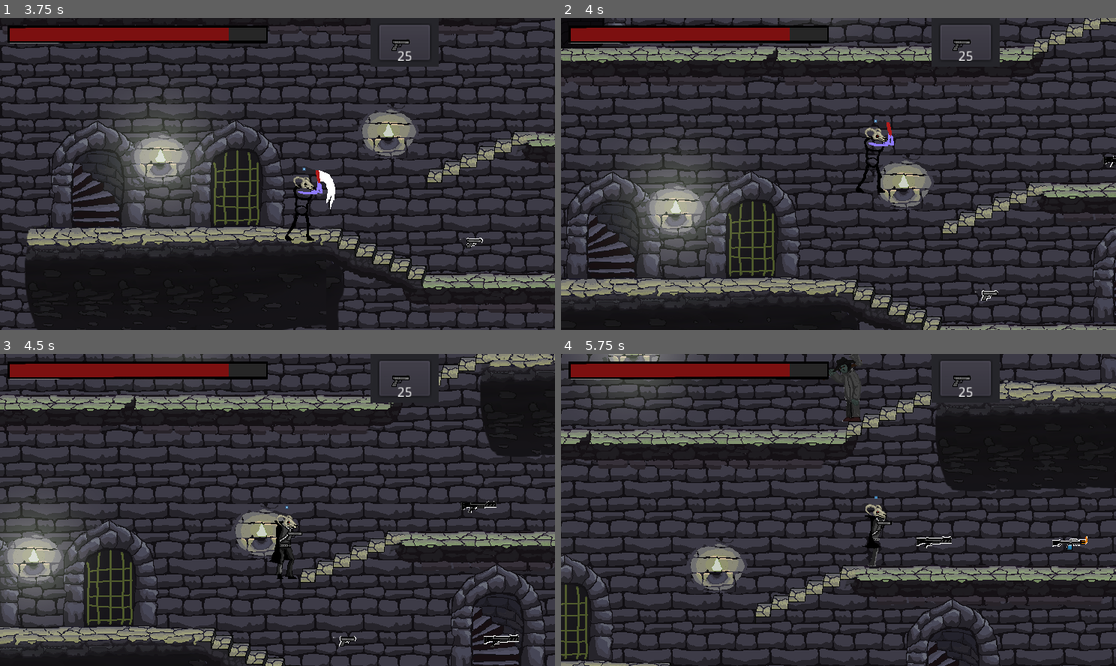
Above: before the commit, frames 1-4 (two rows, left to right).
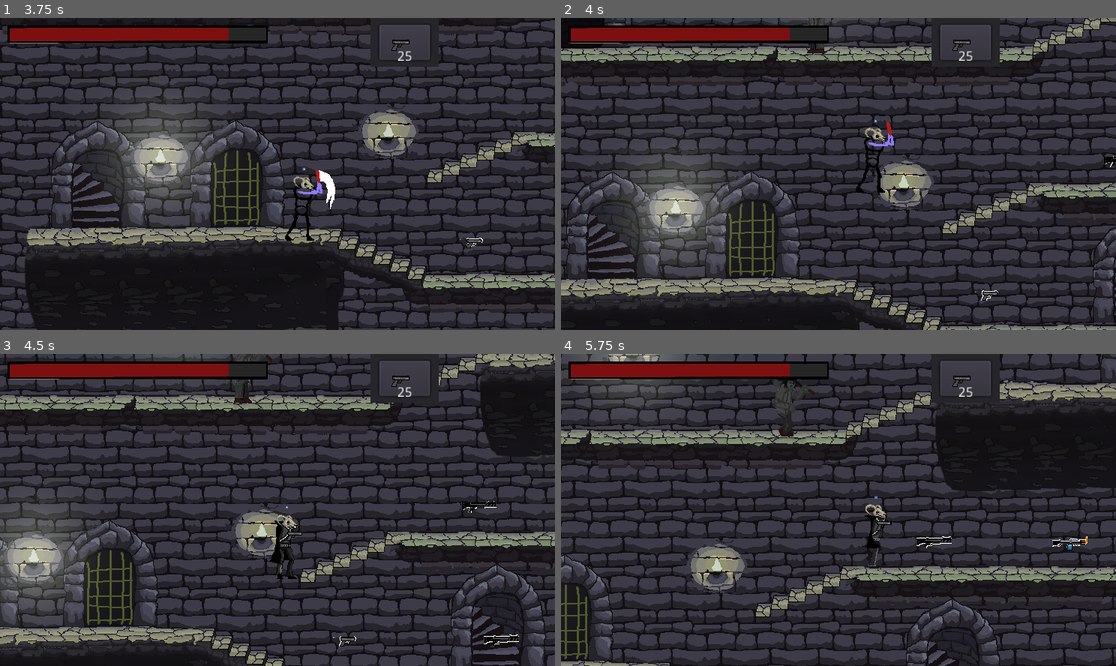
Above: after the commit, the same moments.

Repository: IgorBayerl/godot-game-liliths-crusade
Game: Godot game, scene res://src/Scenes/Main.tscn
The game is run twice, just before and just after one commit, with the same random seed, the same clock (stepped at 60 frames per second) and the same inputs. The engine's default icon, where the game draws it, is replaced by a stand-in: a white triangle on a blue panel in a dark square.
Inputs (mouse positions are in pixels of both pictures, inside the frame that each line leads up to):
- Up to frame 1 (3.75 s): move the mouse to (399, 158) at 0.52 s; hold Right (move_RIGHT) 0.53-1.25 s; tap 1 (Gun_1) at 0.6 s; click (399, 158) at 0.67 s; tap Space (jump) at 0.77 s; drag from (166, 189) to (333, 239) at 1.27 s; move the mouse to (333, 105) at 2.02 s; hold Left (move_LEFT) 2.03-2.75 s; tap 3 (Gun_3) at 2.1 s; drag from (249, 236) to (111, 127) at 2.77 s; move the mouse to (444, 220) at 3.52 s; hold Right (move_RIGHT) from 3.53 s (still down); tap X (interact) at 3.6 s
- Up to frame 2 (4 s): keep holding Right (move_RIGHT); tap Space (jump) at 3.77 s
- Up to frame 3 (4.5 s): release Right (move_RIGHT) at 4.25 s; drag from (111, 463) to (377, 644) at 4.27 s
- Up to frame 4 (5.75 s): move the mouse to (866, 510) at 5.02 s; hold Right (move_RIGHT) from 5.03 s (still down); tap 1 (Gun_1) at 5.1 s; click (866, 510) at 5.17 s

Frame 1 is identical in both runs. In frame 2, 0.1% of the frame differs, in the area x 44-48%, y 0-12%; in frame 3, 0.2%; in frame 4, 0.7%, in the area x 38-55%, y 0-27%.

Commit message:
Maior eyerich

Diff:
--- a/src/Scripts/Aroldo.gd
+++ b/src/Scripts/Aroldo.gd
@@ -20,7 +20,7 @@
 var target_player_dist = 90
 
 var eye_reach = 90
-var vision = 600
+var vision = 750
 
 func _ready():
 	set_process(true)
